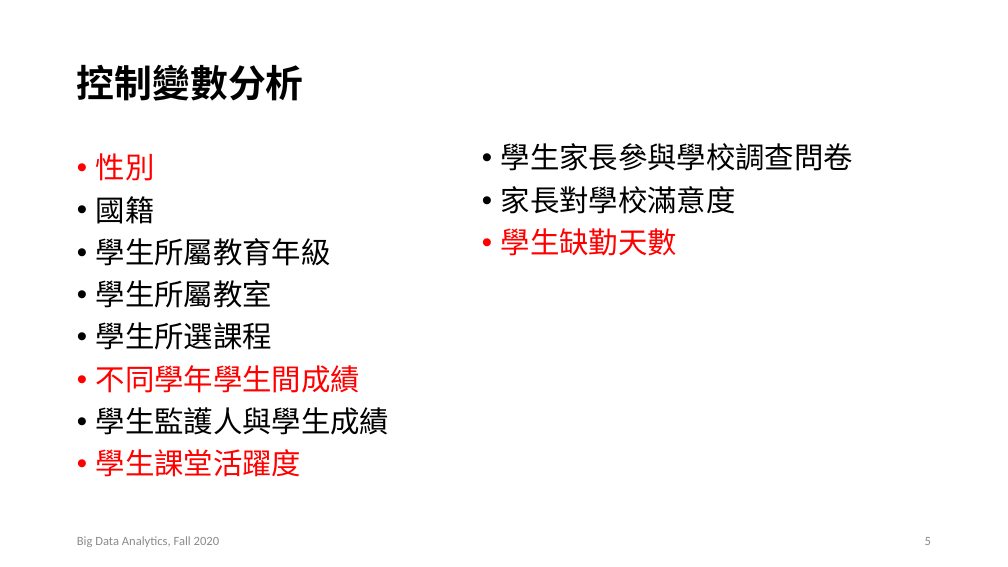
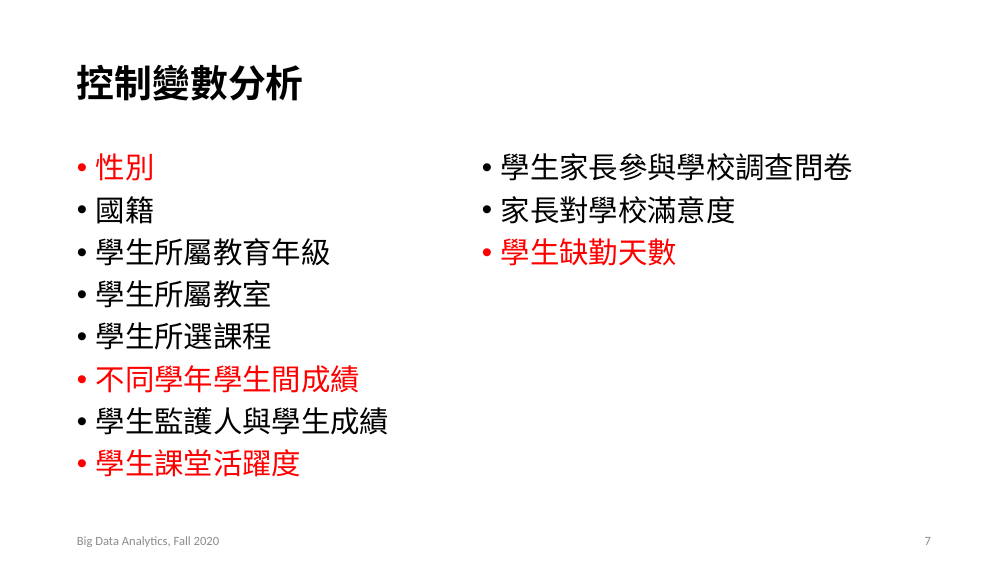
Before and after one commit to SanoTaco/Fall2020_BDA_Final, a slide deck: slide 7 of BDA_FInal_P.pptx (slide 5 before the commit). Drawn at 1008x567 pixels with LibreOffice and Linux fonts; fonts in the diff are those of the drawing. Boxes give left, top, right and bottom in pixels: in the first picture for what was removed or moved away, otherwise in the second. Text is boxed around its words. In the diff, an @@ line names an element or a change of style, - is before the commit and + after.

```diff
--- a/BDA_FInal_P.pptx
+++ b/BDA_FInal_P.pptx
@@ text "學生家長參與學校調查問卷": place and size @@
-text "學生家長參與學校調查問卷" at <box>501,143,853,256</box>
+text "學生家長參與學校調查問卷" at <box>501,153,853,266</box>
@@ page number at <box>925,537,931,545</box>: text changed @@
-5
+7
```
Also in this commit, not shown: 6 other slides changed, 2 slides added, 1 other file.
